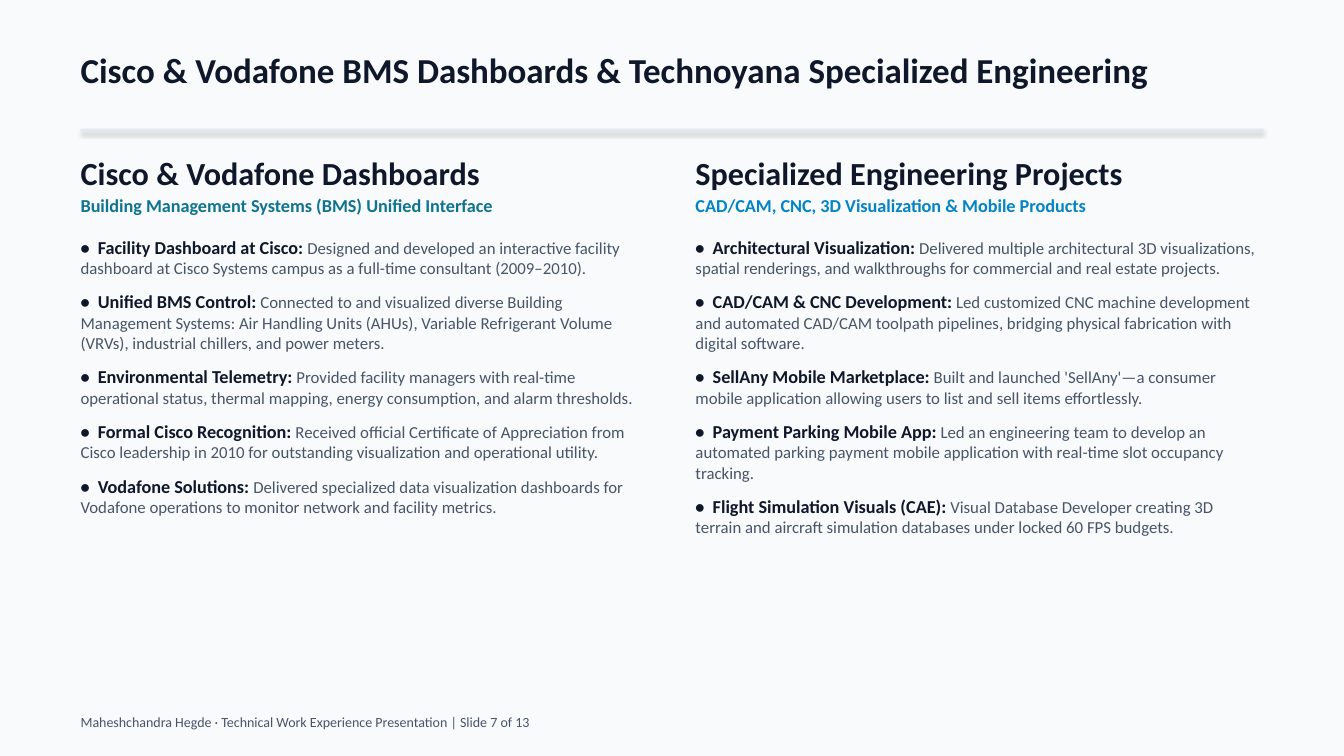
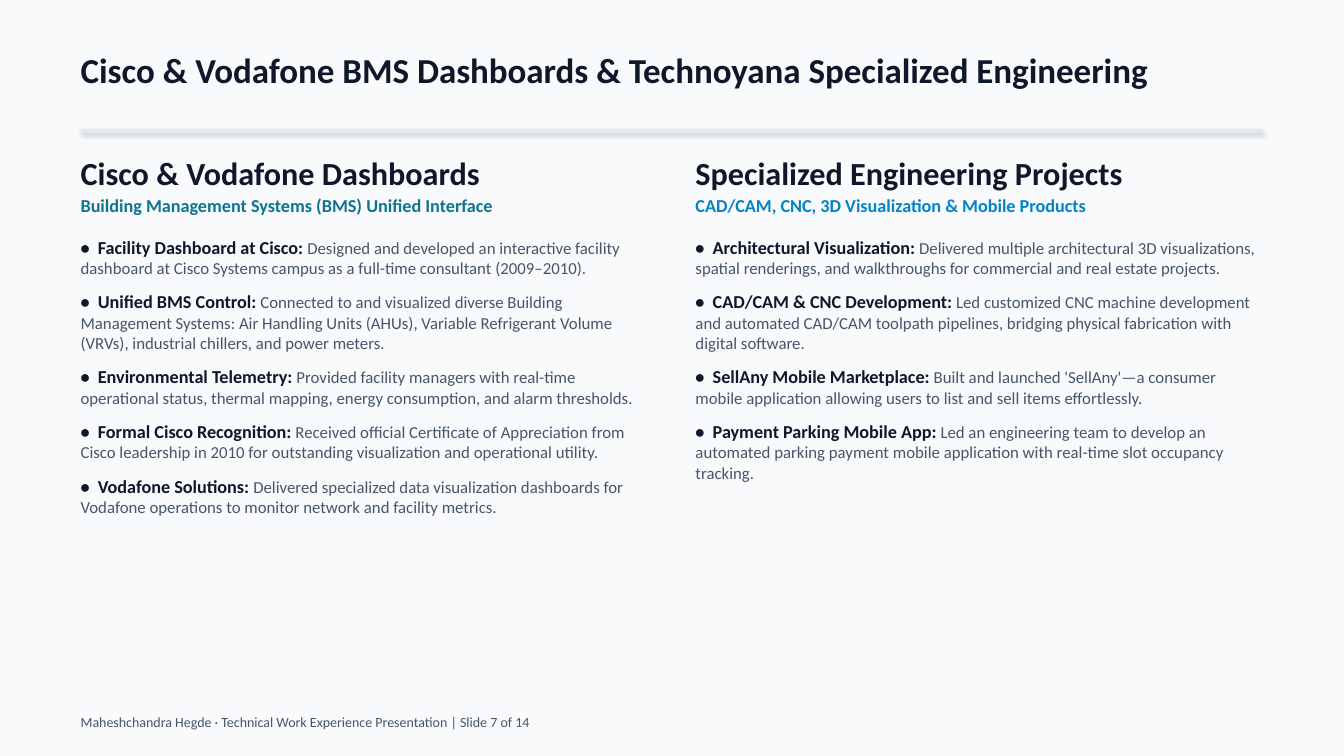
Before and after one commit to hegdemahesh/hegdemahesh.github.io, a slide deck: slide 7 of obayashi_it_presentation/Obayashi_Senior_Manager_IT_Presentation_Maheshchandra_Hegde.pptx. Drawn at 1344x756 pixels with LibreOffice and Linux fonts; fonts in the diff are those of the drawing. Boxes give left, top, right and bottom in pixels: in the first picture for what was removed or moved away, otherwise in the second. Text is boxed around its words. In the diff, an @@ line names an element or a change of style, - is before the commit and + after.

```diff
--- a/obayashi_it_presentation/Obayashi_Senior_Manager_IT_Presentation_Maheshchandra_Hegde.pptx
+++ b/obayashi_it_presentation/Obayashi_Senior_Manager_IT_Presentation_Maheshchandra_Hegde.pptx
@@ text at (695,499,1213,536): paragraph removed @@
-• Flight Simulation Visuals (CAE): Visual Database Developer creating 3D terrain and aircraft simulation databases under locked 60 FPS budgets.
@@ text at (81,717,529,730): text changed @@
-Maheshchandra Hegde · Technical Work Experience Presentation | Slide 7 of 13
+Maheshchandra Hegde · Technical Work Experience Presentation | Slide 7 of 14
```
Also in this commit, not shown: 12 other slides changed, 1 slide added, 7 other files.
